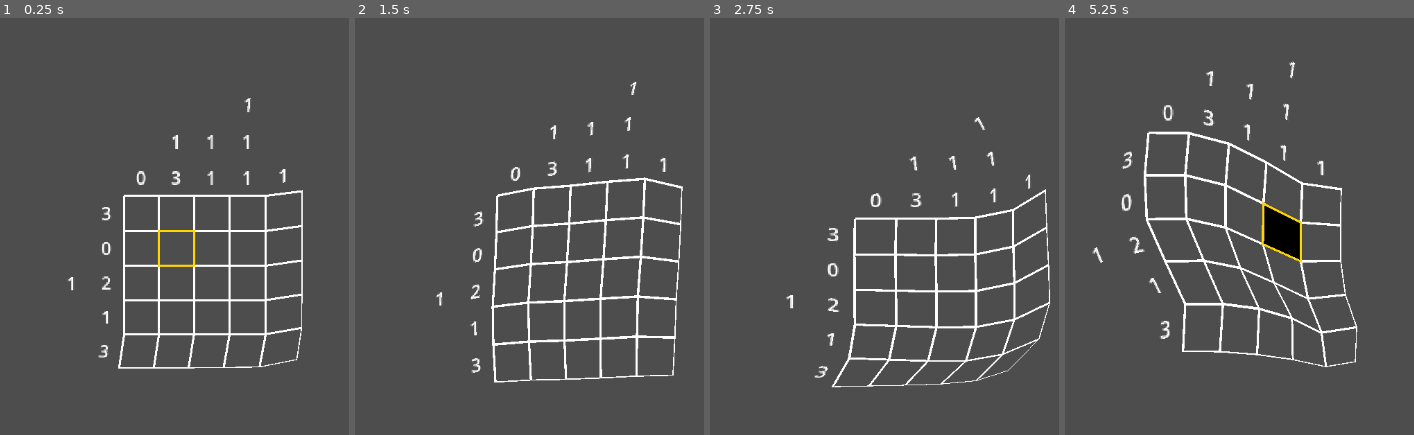
Above: before the commit, frames 1-4 (left to right).
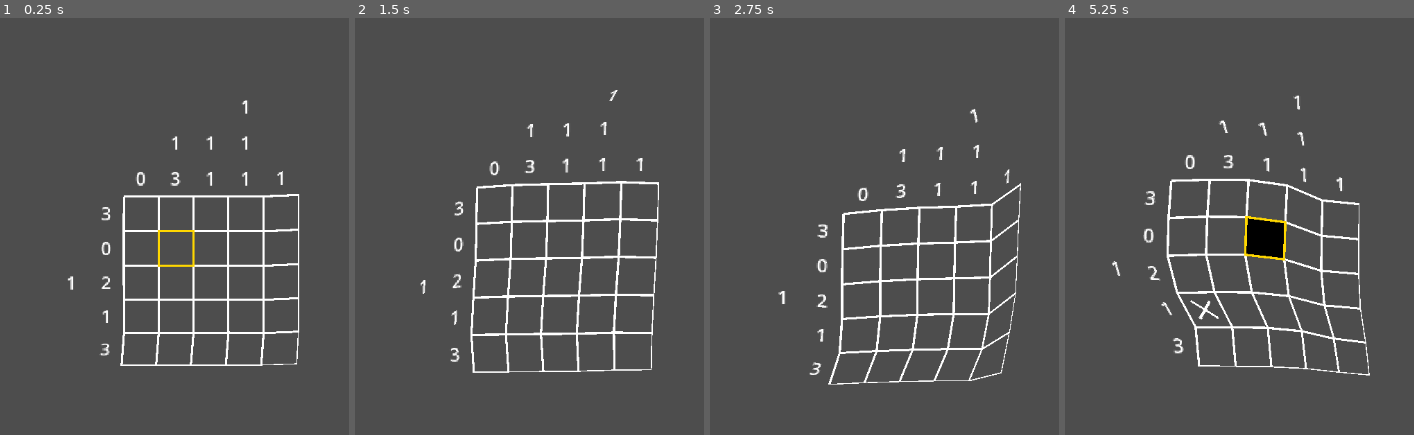
Above: after the commit, the same moments.

Repository: kennethbchen/Medical-Malpicross-Game
Game: Godot game, scene res://scenes/game.tscn
Same seed, same stepped clock (60 frames per second), same inputs: the game is played once before the commit and once after it.
Inputs (mouse positions are in pixels of both pictures, inside the frame that each line leads up to):
- Up to frame 1 (0.25 s): no input
- Up to frame 2 (1.5 s): move the mouse to (outside the picture) at 0.52 s; press the mouse at (outside the picture) at 0.53 s; move the mouse to (372, 264) at 1.27 s; release the mouse at (372, 264) at 1.28 s; right-click (372, 264) at 1.35 s
- Up to frame 3 (2.75 s): move the mouse to (964, 143) at 2.02 s; press the mouse at (964, 143) at 2.03 s
- Up to frame 4 (5.25 s): move the mouse to (1201, 330) at 2.77 s; release the mouse at (1201, 330) at 2.78 s; right-click (1201, 330) at 2.85 s; move the mouse to (outside the picture) at 3.52 s; press the mouse at (outside the picture) at 3.53 s; move the mouse to (outside the picture) at 4.27 s; release the mouse at (outside the picture) at 4.28 s; right-click (outside the picture) at 4.35 s; move the mouse to (1281, 243) at 5.02 s; press the mouse at (1281, 243) at 5.03 s

The runs differ from the first frame. In frame 1, 4.1% of the frame differs, in the area x 19-87%, y 19-85%; in frame 2, 8.3%; in frame 3, 8.2%; in frame 4, 9.8%, in the area x 7-88%, y 10-86%.

Commit message:
Categorized movement types in flesh_sim

Diff:
--- a/scenes/game.tscn
+++ b/scenes/game.tscn
@@ -30,6 +30,8 @@
 script = ExtResource("2_u5sy4")
 x_noise = SubResource("FastNoiseLite_u5sy4")
 y_noise = SubResource("FastNoiseLite_gee14")
+noise_influence = 0.5
+oscillation_influence = 0.0
 hide_fixed = false
 metadata/_edit_group_ = true
 
--- a/scripts/simulation/flesh_sim.gd
+++ b/scripts/simulation/flesh_sim.gd
@@ -2,13 +2,23 @@
 
 var drag: bool = false
 
+@export_group("Movement")
+@export_subgroup("Avoidance")
+@export_range(0.0, 1.0, 0.1) var avoidance_influence: float = 1.0
+@export var avoidance_intensity: float = 32
+
+@export_subgroup("Noise")
 @export var x_noise: Noise
 @export var y_noise: Noise
 
+@export_range(0.0, 1.0, 0.1) var noise_influence: float = 1.0
 @export var noise_speed: float = 15
-@export var noise_amplitude: float = 128
+@export var noise_amplitude: float = 164
 
-var target_fixed_point_offset: Vector2
+@export_subgroup("Oscillation")
+@export_range(0.0, 1.0, 0.1) var oscillation_influence: float = 1.0
+@export var oscillation_amplitude: float = 64
+@export var oscillation_speed: float = 2
 
 func _unhandled_input(event: InputEvent) -> void:
 	if event.is_action_pressed("debug_click"):
@@ -19,11 +29,16 @@
 func _physics_process(delta: float) -> void:
 	super(delta)
 
-	target_fixed_point_offset = -(get_global_mouse_position() - global_position).normalized() * 45
+	var avoidance_contribution = -(get_global_mouse_position() - global_position).normalized() * avoidance_intensity
 
-	var fixed_point_noise = Vector2(x_noise.get_noise_1d(Time.get_ticks_msec() / 1000.0 * noise_speed), \
+	var noise_contribution = Vector2(x_noise.get_noise_1d(Time.get_ticks_msec() / 1000.0 * noise_speed), \
 		y_noise.get_noise_1d(Time.get_ticks_msec() / 1000.0 * noise_speed
-	)) * noise_amplitude
+	)) * noise_amplitude * noise_influence
 
-	print(fixed_point_noise)
-	fixed_point_offset = lerp(fixed_point_offset, target_fixed_point_offset + fixed_point_noise, 1 - exp(-20 * delta))
+	var oscillation_contribution: Vector2 = Vector2(sin(Time.get_ticks_msec() / 1000.0 * oscillation_speed) * oscillation_amplitude, 0)
+
+	var target = (avoidance_contribution * avoidance_influence) + \
+				 (noise_contribution * noise_influence) + \
+				 (oscillation_contribution * oscillation_influence)
+
+	fixed_point_offset = lerp(fixed_point_offset, target, 1 - exp(-20 * delta))
